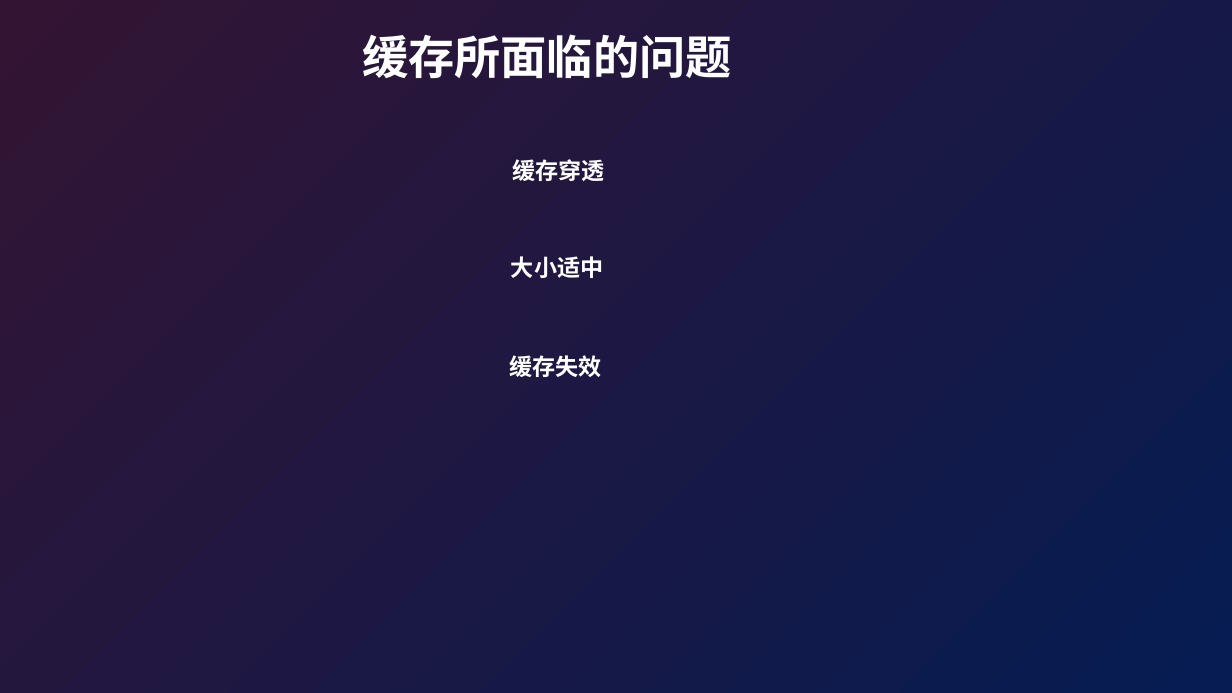
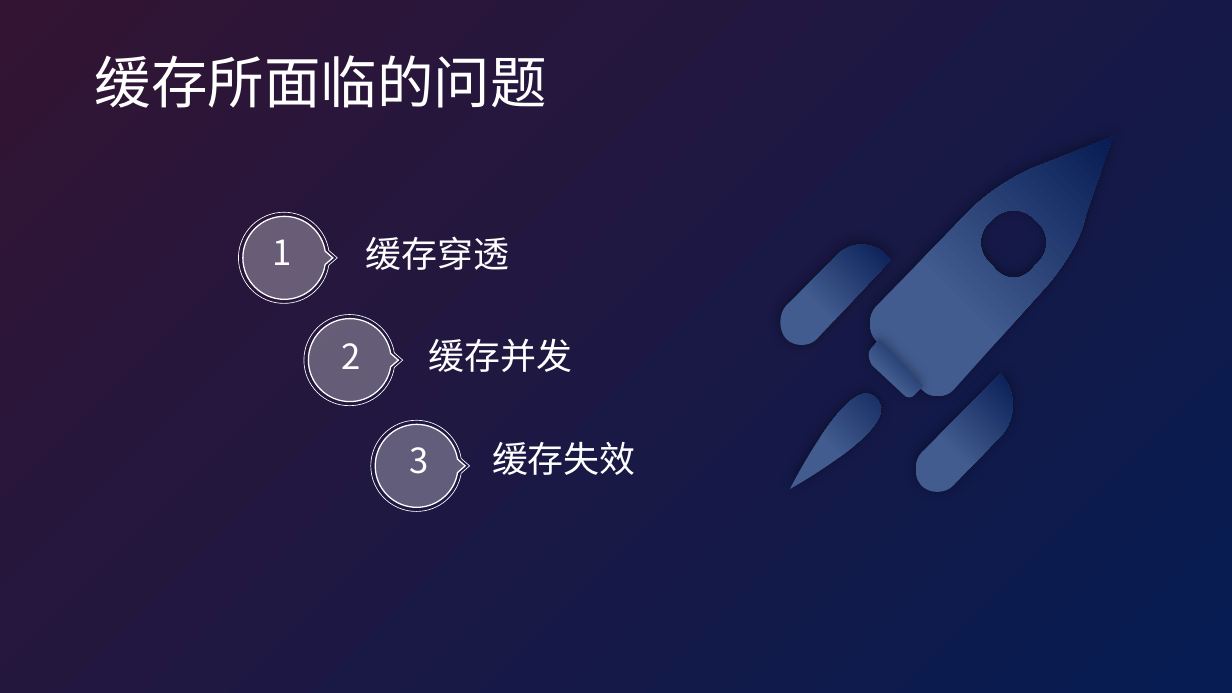
Before and after one commit to zhanghs8801/ResearchLab, a slide deck: slide 4 of doc/Cache.pptx. Drawn at 1232x693 pixels with LibreOffice and Linux fonts; fonts in the diff are those of the drawing. Boxes give left, top, right and bottom in pixels: in the first picture for what was removed or moved away, otherwise in the second. Text is boxed around its words. In the diff, an @@ line names an element or a change of style, - is before the commit and + after.

```diff
--- a/doc/Cache.pptx
+++ b/doc/Cache.pptx
@@ text "缓存所面临的问题": place and size @@
-text "缓存所面临的问题" at <box>362,34,732,78</box>
+text "缓存所面临的问题" at <box>95,55,547,108</box>
@@ text "缓存所面临的问题" at <box>95,55,547,108</box>: size 36 to 44 pt, bold off @@
@@ text "缓存穿透": place and size @@
-text "缓存穿透" at <box>512,159,604,181</box>
+text "缓存穿透" at <box>366,236,510,270</box>
@@ text "缓存穿透" at <box>366,236,510,270</box>: size 18 to 28 pt, font Calibri to Noto Sans CJK SC, bold off; alignment right to left @@
@@ text removed at <box>511,256,603,278</box> @@
-大小适中
@@ group added at <box>238,213,573,512</box>: 6 freeform shapes, 4 texts @@
+1
+2
+3
+缓存并发
@@ group added at <box>778,137,1113,494</box>: 5 freeform shapes @@
@@ text "缓存失效" at <box>492,441,636,475</box>: size 18 to 28 pt, font Calibri to Noto Sans CJK SC, bold off; alignment right to left @@
@@ text "缓存失效": place and size @@
-text "缓存失效" at <box>509,355,601,377</box>
+text "缓存失效" at <box>492,441,636,475</box>
```
Also in this commit, not shown: 3 other slides changed, 4 slides added, 1 slide removed.
